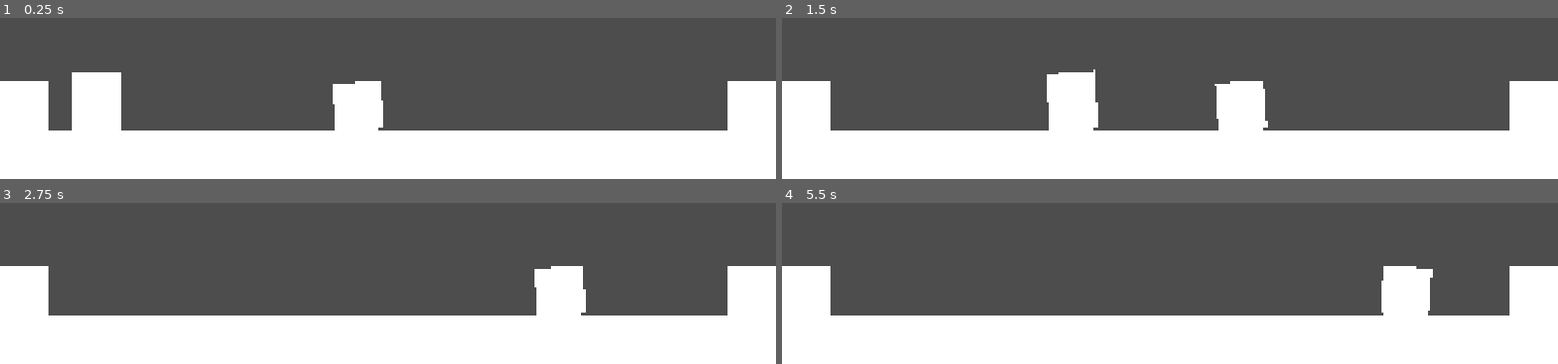
Above: before the commit, frames 1-4 (two rows, left to right).
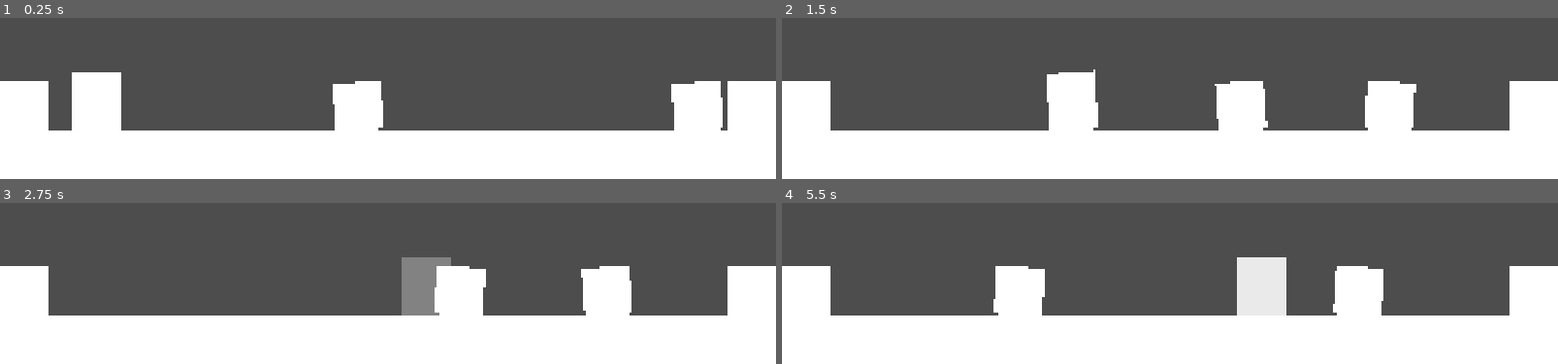
Above: after the commit, the same moments.

Repository: cliffordwilliam/wobble-protocol
Game: Godot game, scene res://test_scene.tscn
Same seed, same stepped clock (60 frames per second), same inputs: the game is played once before the commit and once after it. The project has no main scene, so this scene is started directly.
Inputs:
- Up to frame 1 (0.25 s): no input
- Up to frame 2 (1.5 s): tap Enter (ui_accept) at 0.5, 0.77 s; hold Right (ui_right) from 0.53 s (still down)
- Up to frame 3 (2.75 s): tap Enter (ui_accept) at 1.52 s; release Right (ui_right) at 2.03 s; hold Left (ui_left) from 2.03 s (still down)
- Up to frame 4 (5.5 s): release Left (ui_left) at 2.78 s; hold Right (ui_right) 2.78-4.28 s; tap Enter (ui_accept) at 3.02, 3.77, 4.52 s; hold Left (ui_left) 4.28-5.03 s; hold Right (ui_right) from 5.03 s (still down)

The runs differ from the first frame. In frame 1, 1.9% of the frame differs, in the area x 86-94%, y 39-70%; in frame 2, 1.9%; in frame 3, 7.2%; in frame 4, 7.9%, in the area x 27-84%, y 33-70%.

Commit message:
feat: add player hurt state and uses area to detect hits
Relying on move and slide for collision needs velocity not be zero,
so instead relying on getting hit and stomping via area is the way to go.

Diff:
--- a/enemy/enemy.tscn
+++ b/enemy/enemy.tscn
@@ -16,6 +16,8 @@
 size = Vector2(120, 120)
 
 [node name="Enemy" type="CharacterBody2D" unique_id=1196418272]
+collision_layer = 4
+collision_mask = 5
 script = ExtResource("1_p200p")
 
 [node name="Sprite2D" type="Sprite2D" parent="." unique_id=970109914]
--- a/player/player.gd
+++ b/player/player.gd
@@ -5,6 +5,51 @@
 const ACCELERATION := 1476.563
 const RISE_GRAVITY := 1012.5
 const JUMP_VELOCITY := -928.125
+const KNOCKBACK_VELOCITY := 500
+const INVINCIBLE_BLINK_ALPHA := 0.3
+const INVINCIBLE_BLINK_DURATION := 0.1
+
+@onready var state_machine: StateMachine = $StateMachine
+@onready var collision_shape: CollisionShape2D = $CollisionShape2D
+@onready var invincibility_timer: Timer = $InvincibilityTimer
+@onready var hurt_area: Area2D = $HurtArea
+
+var is_invincible := false
+var hurt_direction := 1.0
+
+var _invincibility_tween: Tween
+
+
+func _ready() -> void:
+	invincibility_timer.timeout.connect(_on_invincibility_timer_timeout)
+	hurt_area.body_entered.connect(_on_hurt_area_body_entered)
+
+
+func _on_hurt_area_body_entered(body: Node2D) -> void:
+	if body is Enemy:
+		if velocity.y > 0.0:
+			body.squish()
+			play_bounce()
+			velocity.y = JUMP_VELOCITY
+		elif not is_invincible:
+			hurt_direction = signf(global_position.x - body.global_position.x)
+			state_machine.transition_to("PlayerHurtState")
+
+
+func start_invincibility() -> void:
+	invincibility_timer.start()
+
+	if _invincibility_tween:
+		_invincibility_tween.kill()
+	_invincibility_tween = create_tween().set_loops()
+	_invincibility_tween.tween_property(sprite, "modulate:a", INVINCIBLE_BLINK_ALPHA, INVINCIBLE_BLINK_DURATION)
+	_invincibility_tween.tween_property(sprite, "modulate:a", 1.0, INVINCIBLE_BLINK_DURATION)
+
+
+func _on_invincibility_timer_timeout() -> void:
+	is_invincible = false
+	_invincibility_tween.kill()
+	sprite.modulate.a = 1.0
 
 
 func move_horizontal(delta: float) -> float:
@@ -12,20 +57,3 @@
 	velocity.x = move_toward(velocity.x, direction * MAX_SPEED, ACCELERATION * delta)
 	apply_tilt(MAX_SPEED)
 	return direction
-
-
-func move(is_falling: bool = false) -> void:
-	move_and_slide()
-	_check_enemy_collision(is_falling)
-
-
-func _check_enemy_collision(is_falling: bool) -> void:
-	for i in get_slide_collision_count():
-		var collider := get_slide_collision(i).get_collider()
-		if collider is Enemy:
-			if is_falling:
-				collider.squish()
-				play_bounce()
-				velocity.y = JUMP_VELOCITY
-			else:
-				queue_free()
--- a/player/player.tscn
+++ b/player/player.tscn
@@ -7,6 +7,7 @@
 [ext_resource type="Script" uid="uid://bs28esb060p28" path="res://player/player_walk_state.gd" id="4_1jxqw"]
 [ext_resource type="Script" uid="uid://cckj4wash7w01" path="res://player/player_jump_state.gd" id="5_dw050"]
 [ext_resource type="Script" uid="uid://yy1rd3nkci1j" path="res://player/player_fall_state.gd" id="6_2hs0m"]
+[ext_resource type="Script" uid="uid://0qvu3bswxg34" path="res://player/player_hurt_state.gd" id="8_rgyib"]
 
 [sub_resource type="GradientTexture2D" id="GradientTexture2D_i3pqv"]
 gradient = ExtResource("2_boad6")
@@ -16,7 +17,12 @@
 [sub_resource type="RectangleShape2D" id="RectangleShape2D_n8mn6"]
 size = Vector2(120, 144)
 
+[sub_resource type="RectangleShape2D" id="RectangleShape2D_ify7c"]
+size = Vector2(120, 144)
+
 [node name="Player" type="CharacterBody2D" unique_id=1504388918]
+collision_layer = 2
+collision_mask = 1
 script = ExtResource("1_4flbx")
 
 [node name="Sprite2D" type="Sprite2D" parent="." unique_id=1298776631]
@@ -26,6 +32,9 @@
 [node name="CollisionShape2D" type="CollisionShape2D" parent="." unique_id=1889494030]
 position = Vector2(0, -72)
 shape = SubResource("RectangleShape2D_n8mn6")
+
+[node name="InvincibilityTimer" type="Timer" parent="." unique_id=1469858741]
+one_shot = true
 
 [node name="StateMachine" type="Node" parent="." unique_id=922946872]
 script = ExtResource("2_sweqy")
@@ -46,3 +55,19 @@
 [node name="PlayerFallState" type="Node" parent="StateMachine" unique_id=1502732925]
 script = ExtResource("6_2hs0m")
 metadata/_custom_type_script = "uid://yy1rd3nkci1j"
+
+[node name="PlayerHurtState" type="Node" parent="StateMachine" unique_id=1272315269]
+script = ExtResource("8_rgyib")
+metadata/_custom_type_script = "uid://0qvu3bswxg34"
+
+[node name="Timer" type="Timer" parent="StateMachine/PlayerHurtState" unique_id=1142463240]
+wait_time = 0.5
+one_shot = true
+
+[node name="HurtArea" type="Area2D" parent="." unique_id=863048088]
+collision_layer = 0
+collision_mask = 4
+
+[node name="CollisionShape2D" type="CollisionShape2D" parent="HurtArea" unique_id=456278355]
+position = Vector2(0, -72)
+shape = SubResource("RectangleShape2D_ify7c")
--- a/player/player_fall_state.gd
+++ b/player/player_fall_state.gd
@@ -10,7 +10,7 @@
 	player.apply_gravity(delta)
 
 	var direction := player.move_horizontal(delta)
-	player.move(true)
+	player.move_and_slide()
 
 	player.update_air_squash()
 
--- /dev/null
+++ b/player/player_hurt_state.gd
@@ -0,0 +1,37 @@
+class_name PlayerHurtState
+extends PlayerState
+
+const HitBurstScene := preload("res://effects/hit_burst.tscn")
+
+@onready var timer: Timer = $Timer
+
+
+func _ready() -> void:
+	timer.timeout.connect(_on_timer_timeout)
+
+
+func enter(_previous_state: State = null) -> void:
+	player.play_bounce()
+	player.is_invincible = true
+	player.velocity.x = Player.KNOCKBACK_VELOCITY * player.hurt_direction
+
+	var hit_burst: HitBurst = HitBurstScene.instantiate()
+	hit_burst.global_position = player.collision_shape.global_position
+	player.get_parent().add_child(hit_burst)
+
+	timer.start()
+
+
+func exit() -> void:
+	player.start_invincibility()
+
+
+func physics_process(delta: float) -> void:
+	player.velocity.x = move_toward(player.velocity.x, 0, player.ACCELERATION * delta)
+	player.apply_tilt(player.MAX_SPEED)
+	player.apply_gravity(delta)
+	player.move_and_slide()
+
+
+func _on_timer_timeout() -> void:
+	state_machine.transition_to("PlayerFallState" if not player.is_on_floor() else "PlayerIdleState")
--- a/player/player_idle_state.gd
+++ b/player/player_idle_state.gd
@@ -11,7 +11,7 @@
 
 func physics_process(delta: float) -> void:
 	var direction := player.move_horizontal(delta)
-	player.move()
+	player.move_and_slide()
 
 	if not player.is_on_floor():
 		state_machine.transition_to("PlayerFallState")
--- a/player/player_jump_state.gd
+++ b/player/player_jump_state.gd
@@ -12,7 +12,7 @@
 	player.apply_gravity(delta, Player.RISE_GRAVITY if held else Player.FALL_GRAVITY)
 
 	player.move_horizontal(delta)
-	player.move()
+	player.move_and_slide()
 
 	if player.velocity.y >= 0.0:
 		state_machine.transition_to("PlayerFallState")
--- a/player/player_walk_state.gd
+++ b/player/player_walk_state.gd
@@ -9,7 +9,7 @@
 
 func physics_process(delta: float) -> void:
 	var direction := player.move_horizontal(delta)
-	player.move()
+	player.move_and_slide()
 
 	if not player.is_on_floor():
 		state_machine.transition_to("PlayerFallState")
--- a/project.godot
+++ b/project.godot
@@ -23,6 +23,12 @@
 window/stretch/mode="canvas_items"
 window/stretch/aspect="expand"
 
+[layer_names]
+
+2d_physics/layer_1="walls"
+2d_physics/layer_2="player"
+2d_physics/layer_3="enemies"
+
 [physics]
 
 3d/physics_engine="Jolt Physics"
--- a/test_scene.tscn
+++ b/test_scene.tscn
@@ -27,3 +27,6 @@
 [node name="TileMapLayer" type="TileMapLayer" parent="." unique_id=315036525]
 tile_map_data = PackedByteArray("AAAPAAgAAAAAAAAAAAAOAAgAAAAAAAAAAAALAAgAAAAAAAAAAAAKAAgAAAAAAAAAAAAJAAgAAAAAAAAAAAAIAA …(208 unchanged characters)…
 tile_set = SubResource("TileSet_n8mn6")
+
+[node name="Enemy2" parent="." unique_id=1188768539 instance=ExtResource("2_ia1lp")]
+position = Vector2(1680, 960)
Not shown, added: player/player_hurt_state.gd.uid
